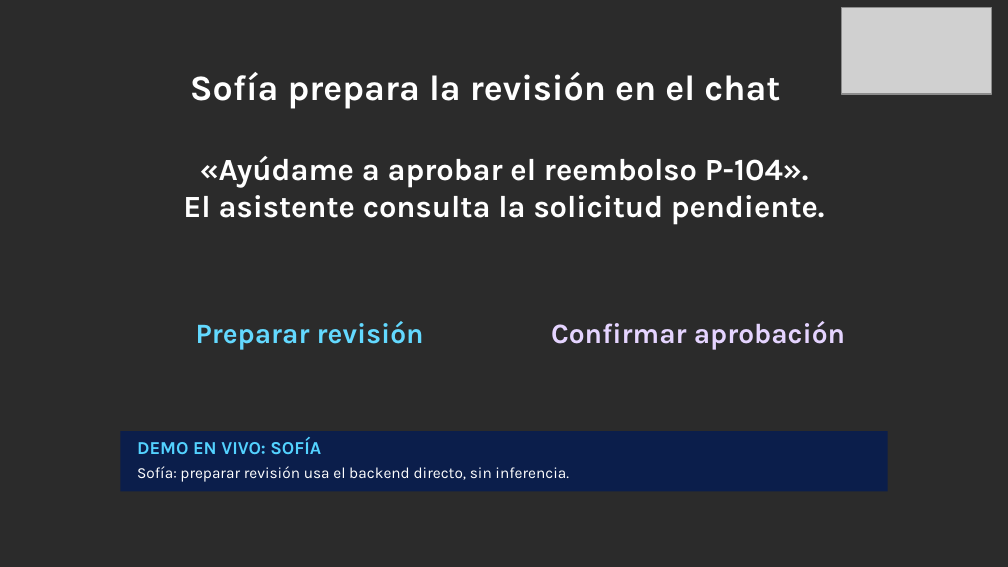
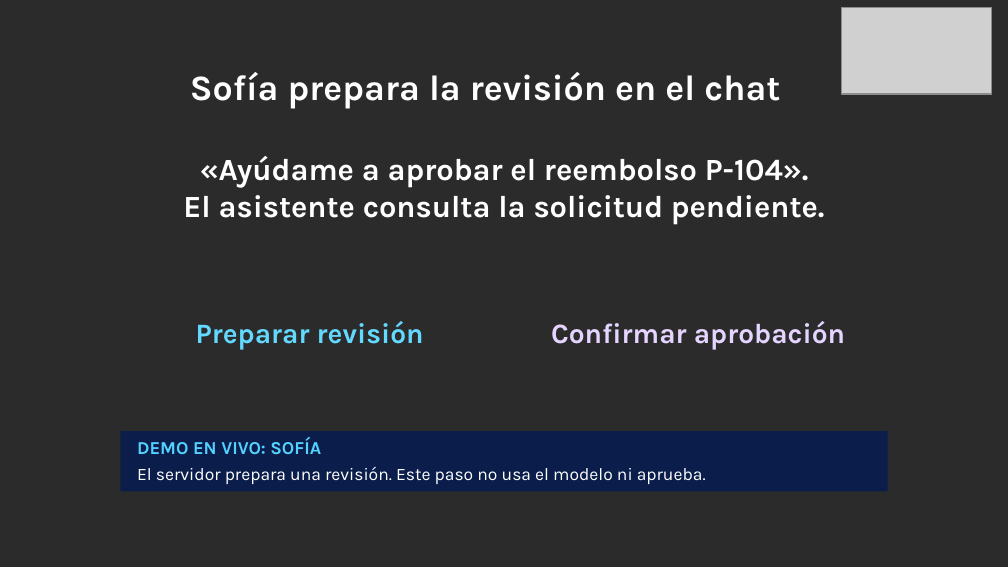
Before and after one commit to dannyfriz/aws-ecommerce-agent-demo, a slide deck: slide 19 of docs/presentaciones/Danny_Friz_SCD_2026_arquitectura_IA.pptx. Drawn at 1008x567 pixels with LibreOffice and Linux fonts; fonts in the diff are those of the drawing; grey boxes stand for pictures; background and template pictures are left out; a plain dark background stands for a picture behind light text. Boxes give left, top, right and bottom in pixels: in the first picture for what was removed or moved away, otherwise in the second. Text is boxed around its words. In the diff, an @@ line names an element or a change of style, - is before the commit and + after.

```diff
--- a/docs/presentaciones/Danny_Friz_SCD_2026_arquitectura_IA.pptx
+++ b/docs/presentaciones/Danny_Friz_SCD_2026_arquitectura_IA.pptx
@@ text at <box>137,467,706,484</box>: text changed; size 11 to 12.5 pt @@
-Sofía: preparar revisión usa el backend directo, sin inferencia.
+El servidor prepara una revisión. Este paso no usa el modelo ni aprueba.
```
Also in this commit, not shown: 23 other slides changed, 1 slide added, 1 slide removed, 4 other files.
